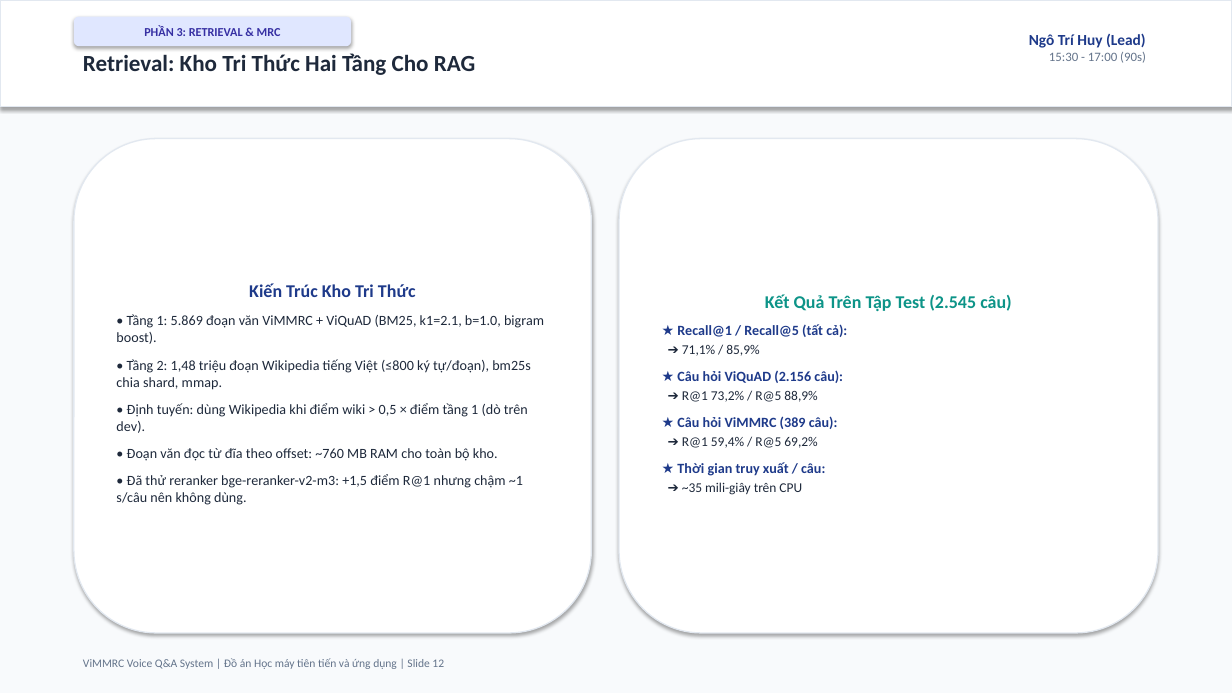
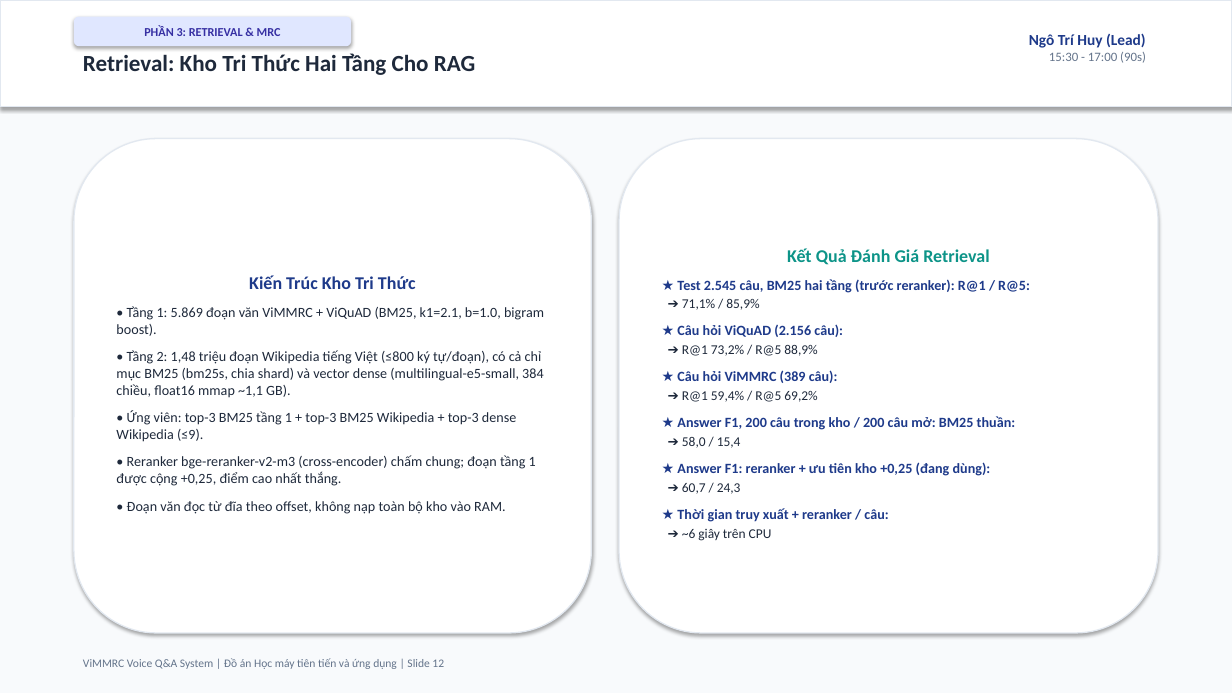
Before and after one commit to ngohuy04022000/vimmrc-qa-voice, a slide deck: slide 12 of docs/ViMMRC_Presentation_30min.pptx. Drawn at 1232x693 pixels with LibreOffice and Linux fonts; fonts in the diff are those of the drawing. Boxes give left, top, right and bottom in pixels: in the first picture for what was removed or moved away, otherwise in the second. Text is boxed around its words. In the diff, an @@ line names an element or a change of style, - is before the commit and + after.

```diff
--- a/docs/ViMMRC_Presentation_30min.pptx
+++ b/docs/ViMMRC_Presentation_30min.pptx
@@ text in rounded rectangle at (x1=677, y1=248, x2=1030, y2=293): text changed; size 14 to 11 pt; text colour #0D9488 to #1E3A8A @@
-Kết Quả Trên Tập Test (2.545 câu)
-★ Recall@1 / Recall@5 (tất cả):
+Kết Quả Đánh Giá Retrieval
+★ Test 2.545 câu, BM25 hai tầng (trước reranker): R@1 / R@5:
@@ text in rounded rectangle at (x1=116, y1=350, x2=543, y2=514): text changed @@
-• Tầng 2: 1,48 triệu đoạn Wikipedia tiếng Việt (≤800 ký tự/đoạn), bm25s chia shard, mmap.
-• Định tuyến: dùng Wikipedia khi điểm wiki > 0,5 × điểm tầng 1 (dò trên dev).
-• Đoạn văn đọc từ đĩa theo offset: ~760 MB RAM cho toàn bộ kho.
-• Đã thử reranker bge-reranker-v2-m3: +1,5 điểm R@1 nhưng chậm ~1 s/câu nên không dùng.
+• Tầng 2: 1,48 triệu đoạn Wikipedia tiếng Việt (≤800 ký tự/đoạn), có cả chỉ mục BM25 (bm25s, chia shard) và vector dense (multilingual-e5-small, 384 chiều, float16 mmap ~1,1 GB).
+• Ứng viên: top-3 BM25 tầng 1 + top-3 BM25 Wikipedia + top-3 dense Wikipedia (≤9).
+• Reranker bge-reranker-v2-m3 (cross-encoder) chấm chung; đoạn tầng 1 được cộng +0,25, điểm cao nhất thắng.
+• Đoạn văn đọc từ đĩa theo offset, không nạp toàn bộ kho vào RAM.
@@ text in rounded rectangle at (x1=677, y1=416, x2=1016, y2=541): text changed @@
-★ Thời gian truy xuất / câu:
-➔ ~35 mili-giây trên CPU
+★ Answer F1, 200 câu trong kho / 200 câu mở: BM25 thuần:
+➔ 58,0 / 15,4
+★ Answer F1: reranker + ưu tiên kho +0,25 (đang dùng):
+➔ 60,7 / 24,3
+★ Thời gian truy xuất + reranker / câu:
+➔ ~6 giây trên CPU
```
Also in this commit, not shown: 6 other slides changed, 10 other files.
